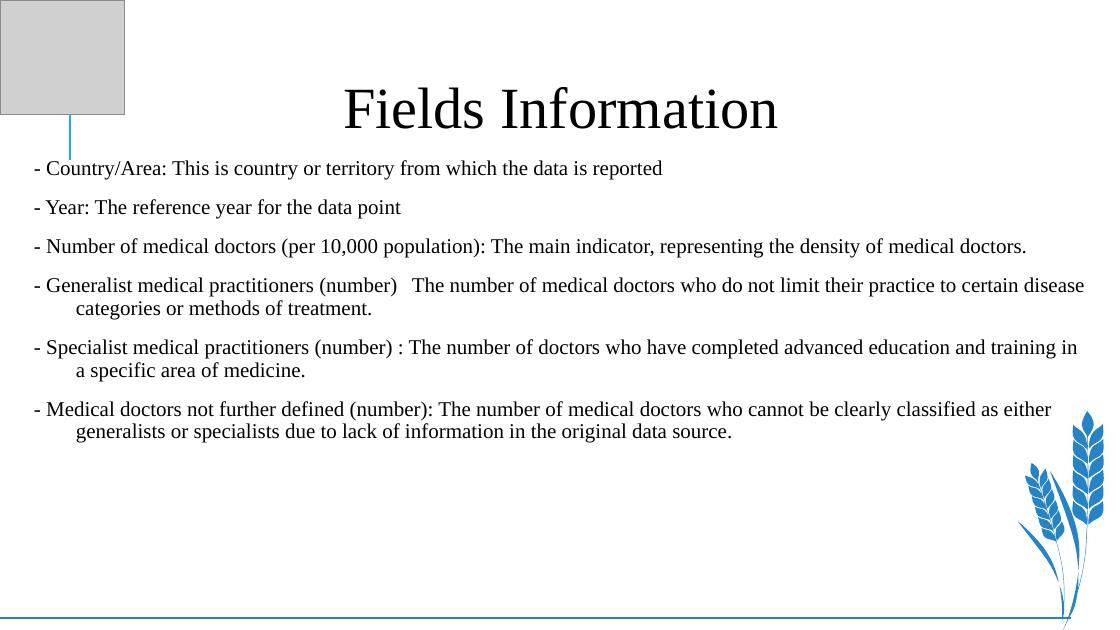
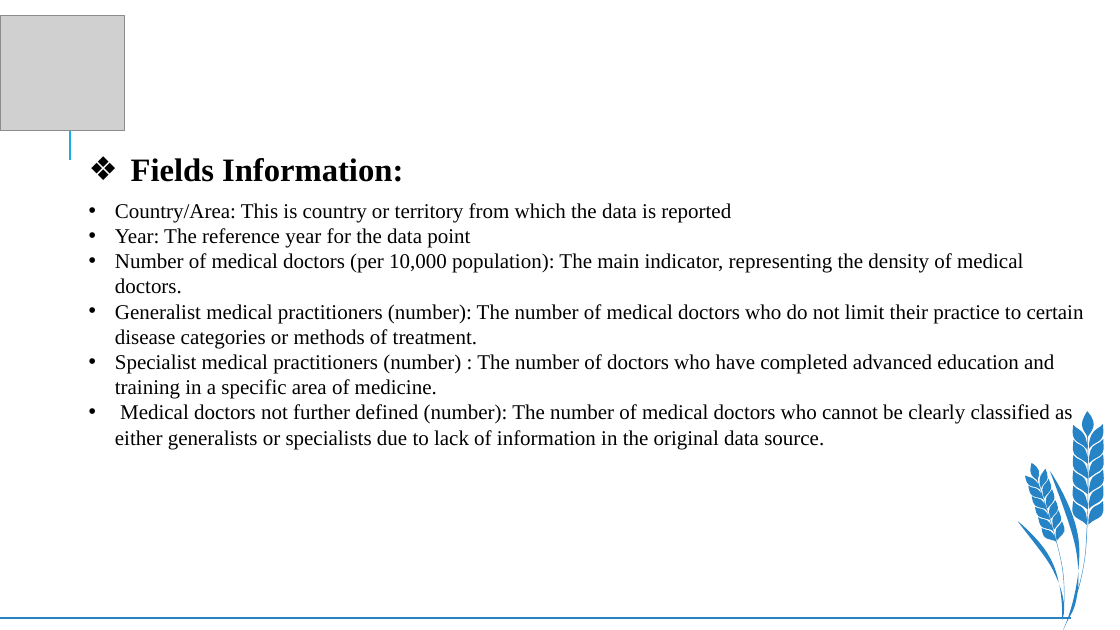
Before and after one commit to DSCI-6602-EDA-Project/EDA, a slide deck: slide 8 of Doctors_by_countries.pptx (slide 6 before the commit). Drawn at 1120x630 pixels with LibreOffice and Linux fonts; fonts in the diff are those of the drawing; grey boxes stand for pictures. Boxes give left, top, right and bottom in pixels: in the first picture for what was removed or moved away, otherwise in the second. Text is boxed around its words. In the diff, an @@ line names an element or a change of style, - is before the commit and + after.

```diff
--- a/Doctors_by_countries.pptx
+++ b/Doctors_by_countries.pptx
@@ picture: place and size @@
-picture at [0, 0, 124, 115]
+picture at [0, 15, 124, 130]
@@ text added at [131, 158, 403, 182], 28 pt, text #000000, bold @@
+❖ Fields Information:
@@ text "Country/Area: This is country or ..." at [115, 203, 1084, 449]: vertical alignment middle to top @@
@@ text at [115, 203, 1084, 449]: text changed @@
-Fields Information
-- Country/Area: This is country or territory from which the data is reported
-- Year: The reference year for the data point
-- Number of medical doctors (per 10,000 population): The main indicator, representing the density of medical doctors.
-- Generalist medical practitioners (number) The number of medical doctors who do not limit their practice to certain disease categories or methods of treatment.
-- Specialist medical practitioners (number) : The number of doctors who have completed advanced education and training in a specific area of medicine.
-- Medical doctors not further defined (number): The number of medical doctors who cannot be clearly classified as either generalists or specialists due to lack of information in the original data source.
+• Country/Area: This is country or territory from which the data is reported
+• Year: The reference year for the data point
+• Number of medical doctors (per 10,000 population): The main indicator, representing the density of medical doctors.
+• Generalist medical practitioners (number): The number of medical doctors who do not limit their practice to certain disease categories or methods of treatment.
+• Specialist medical practitioners (number) : The number of doctors who have completed advanced education and training in a specific area of medicine.
+• Medical doctors not further defined (number): The number of medical doctors who cannot be clearly classified as either generalists or specialists due to lack of information in the original data source.
```
Also in this commit, not shown: 5 other slides changed, 15 slides added.
